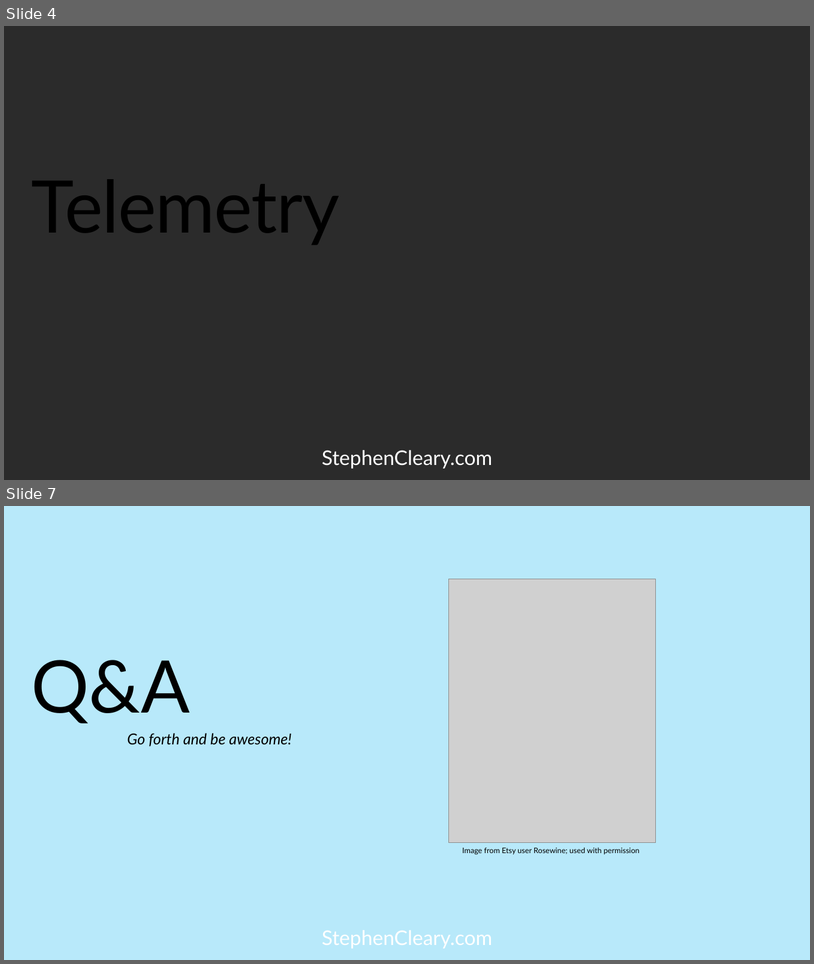
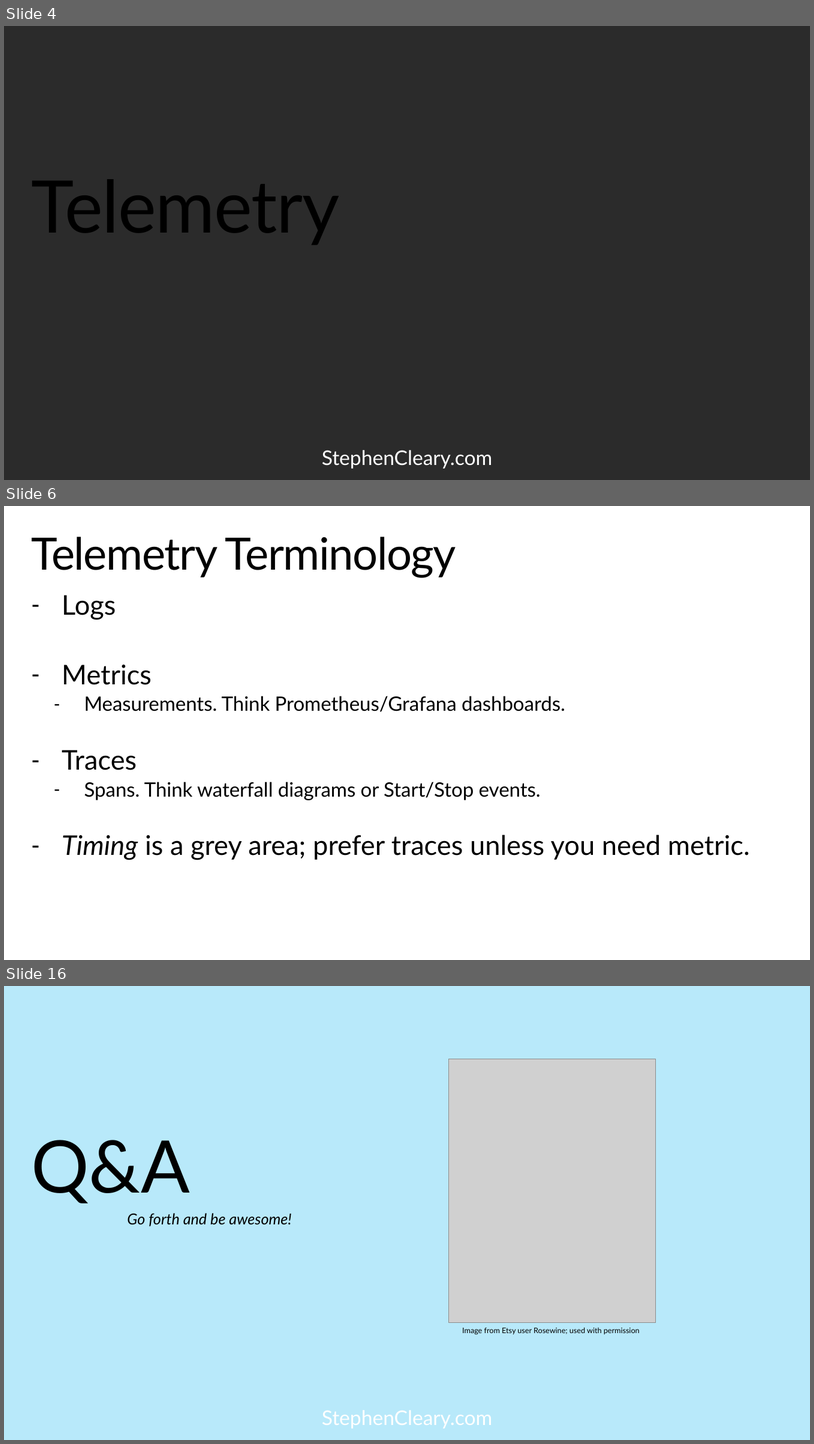
Before and after one commit to StephenCleary/Presentations, a slide deck: Telemetry/Logging Hero.pptx. Shown one above the other, each under a label of ours: slides 4 and 7 before the commit, slides 4, 6 and 16 after it; the slides between them are not shown. The pictures are 814x964 and 814x1444 pixels, drawn with LibreOffice and Linux fonts; fonts in the diff are those of the drawing; grey boxes stand for pictures; background and template pictures are left out; a plain dark background stands for a picture behind light text. Boxes give left, top, right and bottom in pixels: in the first picture for what was removed or moved away, otherwise in the second. Text is boxed around its words. In the diff, an @@ line names an element or a change of style, - is before the commit and + after.

```diff
--- a/Telemetry/Logging Hero.pptx
+++ b/Telemetry/Logging Hero.pptx
@@ slide 6 added at box(4, 506, 810, 960), background picture (left out); not listed: 1 template element that a slide beside it also shows @@
@@ title added at box(32, 537, 456, 578), 52.9 pt, text #000000 @@
+Telemetry Terminology
@@ text added at box(62, 595, 750, 860), 23.5 pt, text #000000 @@
+– Logs
+– Metrics
+  – Measurements. Think Prometheus/Grafana dashboards.
+– Traces
+  – Spans. Think waterfall diagrams or Start/Stop events.
+– Timing is a grey area; prefer traces unless you need metric.
@@ what was slide 7 is now slide 16 @@
```
Also in this commit, not shown: 2 slides changed, 8 other slides added, 1 other file.
